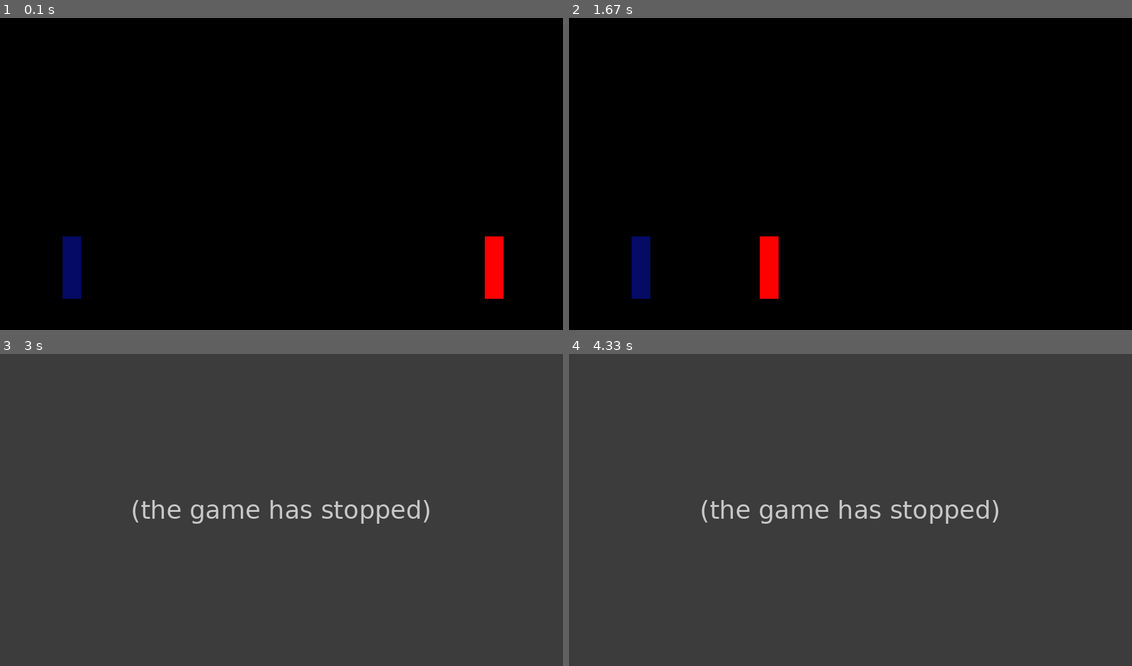
Above: before the commit, frames 1-4 (two rows, left to right).
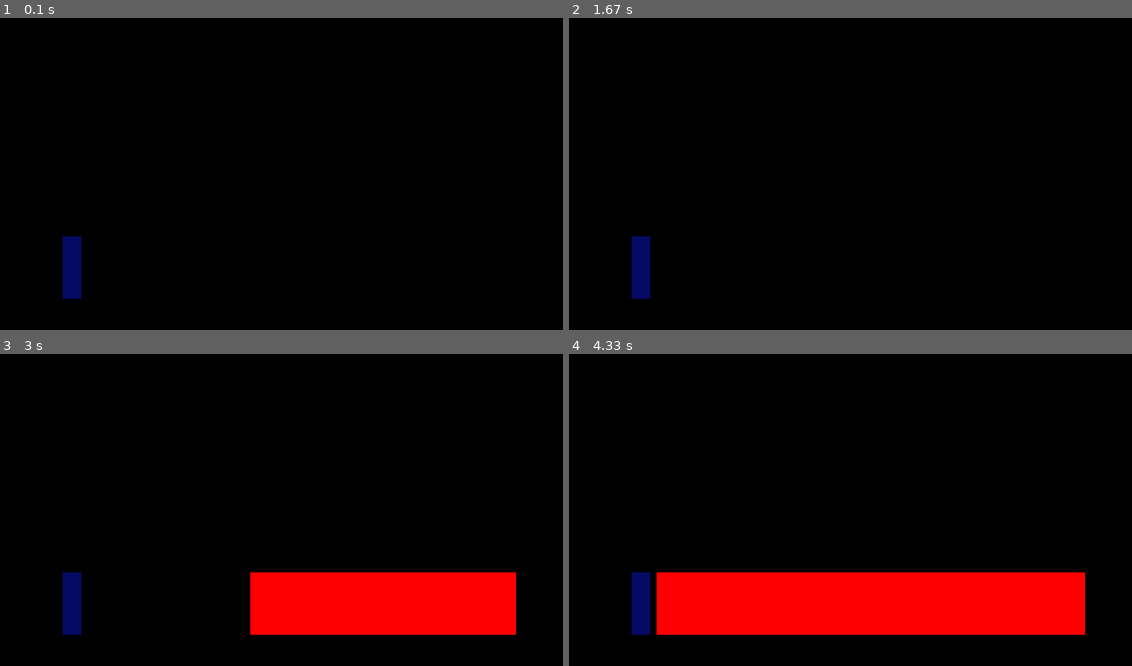
Above: after the commit, the same moments.

Repository: LinkRoxo/ProjetoPygame
Game: pygame game, started from main.py
The game is run twice, just before and just after one commit, with the same random seed, the same clock (stepped at 60 frames per second) and the same inputs.
Inputs:
- Up to frame 1 (0.1 s): no input
- Up to frame 2 (1.67 s): no input
- Up to frame 3 (3 s): no input
- Up to frame 4 (4.33 s): no input

The runs differ from the first frame. In frame 1, 0.7% of the frame differs, in the area x 86-90%, y 70-90%; in frame 2, 0.7%; in frame 3, 100%, in the area x 0-100%, y 0-100%; in frame 4, 100%.
Error before the commit: TypeError: Jogador.hit() takes 2 positional arguments but 3 were given (Monstros.py line 95); the game stopped at 2.22 s (later frames are placeholders)

Commit message:
versão 0.6.2
+Mapa controla o spawn de mobs

Diff:
--- a/Classes/Mapa.py
+++ b/Classes/Mapa.py
@@ -1,9 +1,9 @@
-import math
+import random
 from enum import Enum
 from Classes.Monstros import Monstro
 
 class Mapa:
-    def __init__(self, map_id, vel, surface) -> None:
+    def __init__(self, map_id, vel, surface, jogador) -> None:
         self.map_id = map_id
 
         self.velocidade = vel
@@ -25,10 +25,22 @@
 
         self.surface = surface
 
+        self.jogador = jogador
+        self.contador = 100
+
 
     def update(self):
+        self.contador -= 1
+
+        if self.contador <= 0:
+            self.spawn_mob()
+            self.contator = 100
+
         if self.moving == True:
             pass
+
+        for i in self.mobs_do_mapa:
+            i.update(self.surface)
 
     def spawn_tessouro(self):
         pass
@@ -38,39 +50,39 @@
             mob = Monstro(1, "Slime", 1, 1, 1, 10, 10, 10, 1, surface)
             return mob
         if mid == 2:
-            mob = Monstro(2, "Goblin", 3, 3, 15, 15, 20, 5, surface)
+            mob = Monstro(2, "Goblin", 3, 3, 3, 15, 15, 20, 5, surface)
             return mob
         if mid == 3:
-            mob = Monstro(3,"cyclops bat",5,5,18,20,30,10,surface)
+            mob = Monstro(3,"cyclops bat",5,5,5,18,20,30,10,surface)
             return mob
         if mid == 4:
-            mob = Monstro(4,"hell worm",8,8,22,25,40,20,surface)
+            mob = Monstro(4,"hell worm",8,8,8,22,25,40,20,surface)
             return mob
         if mid == 5:
-            mob = Monstro(5,"demonic trunk",11,11,26,20,50,30,surface)
+            mob = Monstro(5,"demonic trunk",11,11,11,26,20,50,30,surface)
             return mob
         if mid == 6:
-            mob = Monstro(6,"black wolf",15,15,30,25,60,40,surface)
+            mob = Monstro(6,"black wolf",15,15,15,30,25,60,40,surface)
             return mob
         if mid == 7:
-            mob = Monstro(7,"flying slug",18,18,36,30,70,50,surface)
+            mob = Monstro(7,"flying slug",18,18,18,36,30,70,50,surface)
             return mob
         if mid == 8:
-            mob = Monstro(8,"Golen",21,21,42,35,80,60,surface)
+            mob = Monstro(8,"Golen",21,21,21,42,35,80,60,surface)
             return mob
         if mid == 9:
-            mob = Monstro(9,"cave spider",26,26,48,30,90,70,surface)
+            mob = Monstro(9,"cave spider",26,26,26,48,30,90,70,surface)
             return mob
         if mid == 10:
-            mob = Monstro(10,"leftover hunter",30,30,52,35,100,80,surface)
+            mob = Monstro(10,"leftover hunter",30,30,30,52,35,100,80,surface)
             return mob
         else:
             print("ID ERRADO")
 
-    def spawn_mob(self, mob):
+    def spawn_mob(self):
         #criar a variavel que vai conter o mob, passar parametros apartir do ID (pegar na lista de mob)
         #adicionar no vetor mobs_do_mapa
-        mob_id = math.randInt(1,10)
+        mob_id = random.randint(1,10)
         mob = self.setMob(mob_id, self.surface)
         self.mobs_do_mapa.append(mob)
         pass
--- a/Classes/Monstros.py
+++ b/Classes/Monstros.py
@@ -65,6 +65,7 @@
         self.contador = self.velocidade_ataque
 
 
+
     def draw_mob(self, surface):
         self.rect = pygame.Rect(self.x, self.y, 30, 100)
         pygame.draw.rect(surface, (255, 0, 0), self.rect)
@@ -81,7 +82,12 @@
         self.draw_mob(surface)
 
         if self.Vida == 0:
-            self.die(jogador)
+            self.die()
+
+        if self.state == State.Batalhando:
+            """ if jogador.Vida != 0:
+                mob.ataque() """
+            pass
 
         if self.x <= 140:
             self.setState(1)
@@ -91,8 +97,9 @@
             self.setState(2)
 
 
-    def ataque(self, alvo):
-        alvo.hit(alvo, self.dano_fisico)
+    def ataque(self):
+        #jogador.hit(self.dano_fisico)
+        pass
 
     def die(self, alvo):
         alvo.addXp(self.Bxp, self.Jxp)
--- a/main.py
+++ b/main.py
@@ -16,8 +16,8 @@
 WIN.fill((0,0,0))
 pygame.display.set_caption(f"Jogo {VERSION}")
 
-mapa = Mapa(1, 10, WIN)
-mob = Monstro(1, "Slime", 1, 1, 1, 10, 10, 10, 1, WIN)
+mapa = Mapa(1, 10, WIN, jogador)
+#mob = Monstro(1, "Slime", 1, 1, 1, 10, 10, 10, 1, WIN)
 
 def screen_update():
     pygame.display.update()
@@ -37,15 +37,8 @@
         if jogador.Vida == 0:
             jogador.die(jogador)
 
-        if mob.Vida == 0:
-            mob.die(jogador)
-
-        if mob.state == State.Batalhando:
-            if jogador.Vida != 0:
-                mob.ataque(jogador)
-
         jogador.update(WIN)
-        mob.update(WIN)
+        mapa.update()
 
         screen_update()
 
